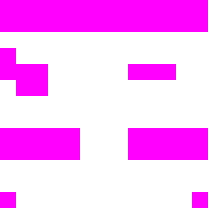
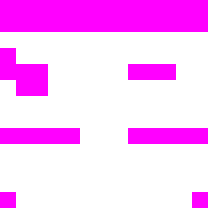
Comparing the layer stacks of the two (208, 224) images. Changes:
painted on "충돌" over [0, 144, 208, 160]
